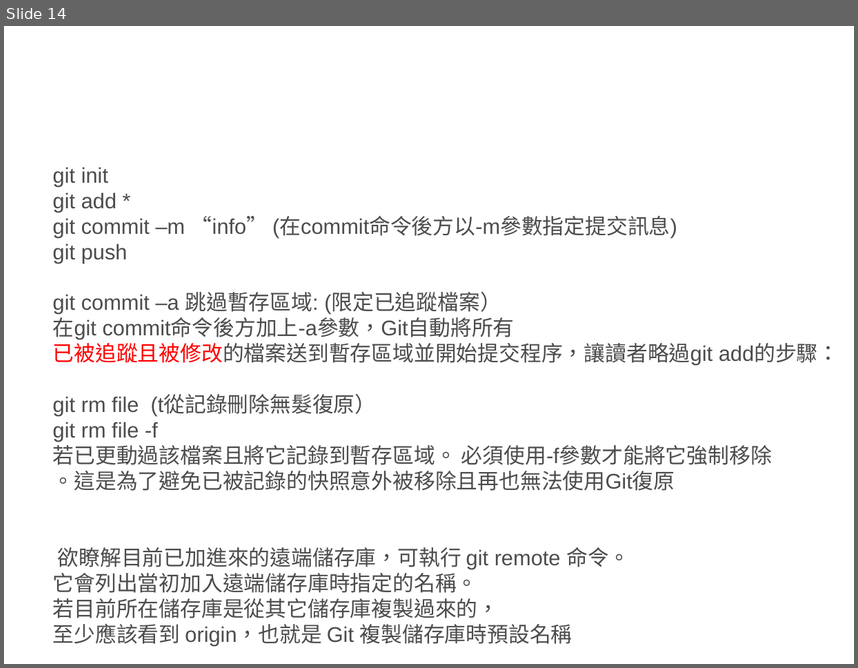
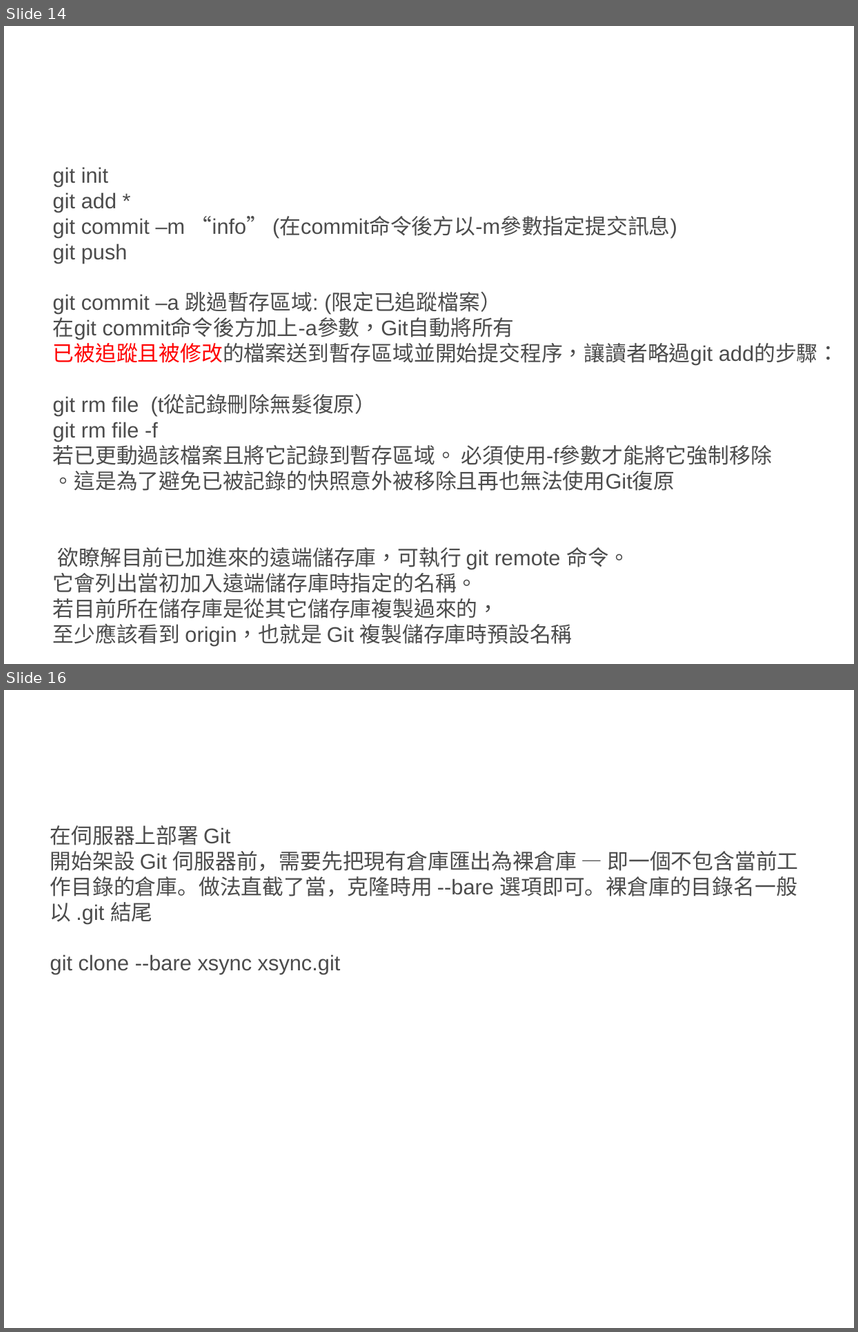
Before and after one commit to rai1872/xsync, a slide deck: 版本控制.pptx. Shown one above the other, each under a label of ours: slide 14 before the commit, slides 14 and 16 after it; the slides between them are not shown. The pictures are 858x668 and 858x1332 pixels, drawn with LibreOffice and Linux fonts; fonts in the diff are those of the drawing. Boxes give left, top, right and bottom in pixels: in the first picture for what was removed or moved away, otherwise in the second. Text is boxed around its words. In the diff, an @@ line names an element or a change of style, - is before the commit and + after.

```diff
--- a/版本控制.pptx
+++ b/版本控制.pptx
@@ slide 16 added at bbox=[4, 690, 854, 1328], background #FFFFFF @@
@@ text added at bbox=[50, 825, 799, 974], 18 pt, text #4C4C4C @@
+在伺服器上部署 Git
+開始架設 Git 伺服器前，需要先把現有倉庫匯出為裸倉庫 — 即一個不包含當前工作目錄的倉庫。做法直截了當，克隆時用 --bare 選項即可。裸倉庫的目錄名一般以 .git 結尾
+git clone --bare xsync xsync.git
```
Also in this commit, not shown: 1 slide changed, 1 other slide added.
